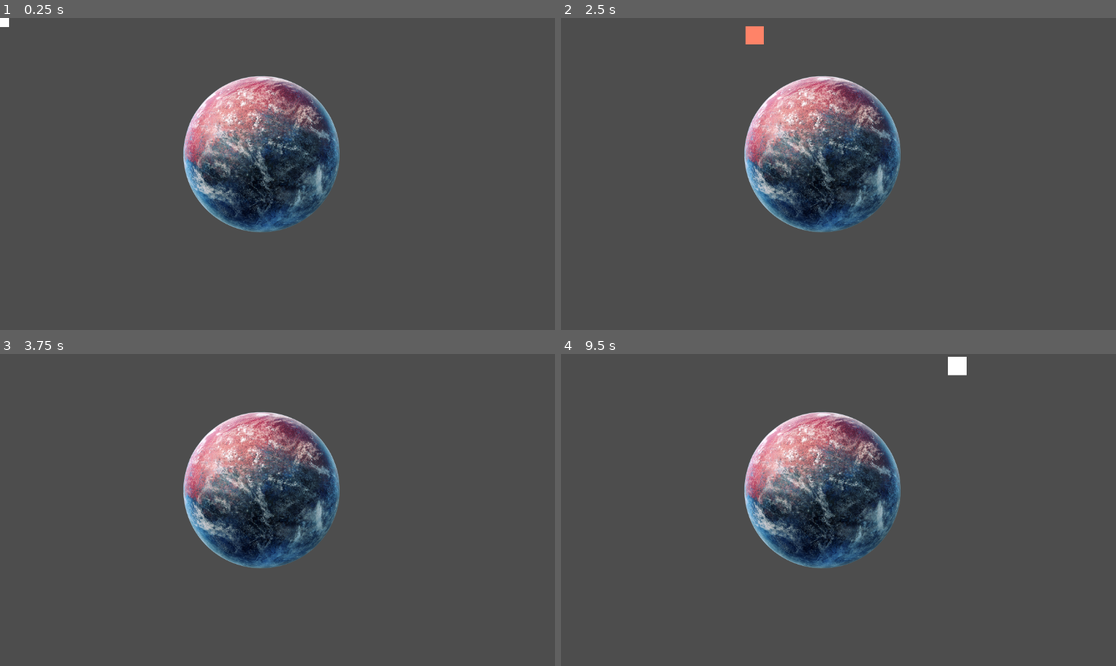
Above: before the commit, frames 1-4 (two rows, left to right).
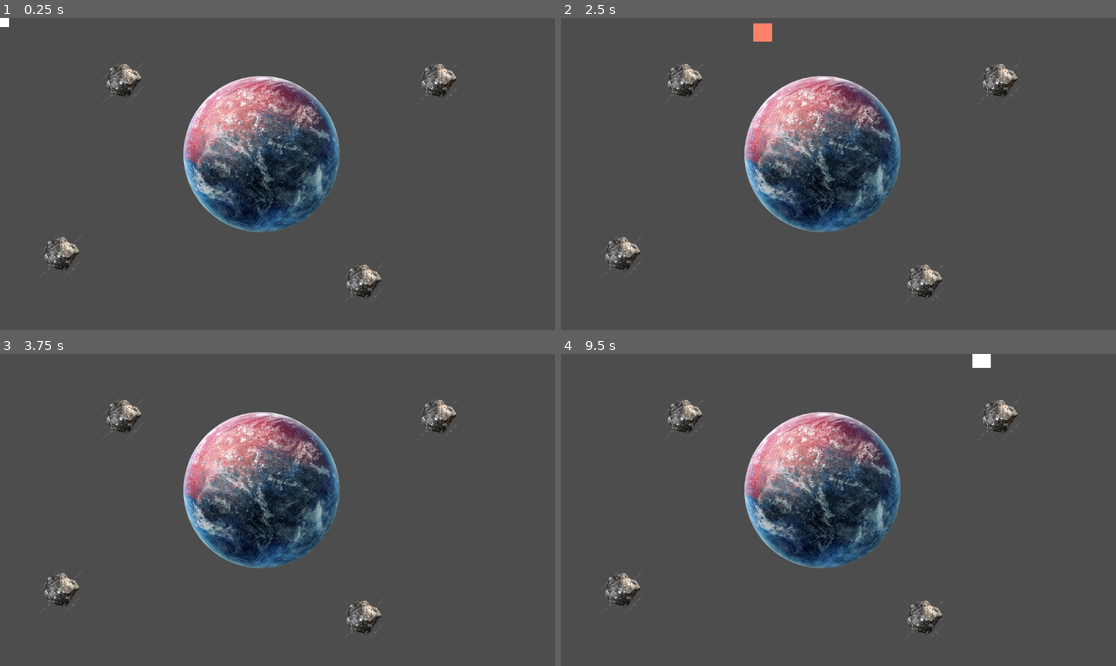
Above: after the commit, the same moments.

Repository: Pabluwu707/p-meus-amigos
Game: Godot game, scene res://scenes/main.tscn
Same seed, same stepped clock (60 frames per second), same inputs: the game is played once before the commit and once after it.
Inputs:
- Up to frame 1 (0.25 s): no input
- Up to frame 2 (2.5 s): tap Enter at 0.5 s; hold Right (right) 0.53-1.28 s; hold S (down) 1.28-2.03 s; hold Right (right) from 2.03 s (still down)
- Up to frame 3 (3.75 s): release Right (right) at 2.78 s; hold Up (up) 2.78-3.53 s; tap Space at 3.5 s; hold A (left) from 3.53 s (still down)
- Up to frame 4 (9.5 s): tap Enter at 4.25, 5.75 s; tap Space at 5, 6.5 s; release A (left) at 5.03 s; hold S (down) 5.03-5.78 s; hold Right (right) 5.78-6.53 s; hold Up (up) 6.53-7.28 s; hold Right (right) 7.28-8.03 s; hold S (down) 8.03-8.78 s; hold A (left) from 8.78 s (still down)

The runs differ from the first frame. In frame 1, 1.4% of the frame differs, in the area x 8-83%, y 14-90%; in frame 2, 1.6%; in frame 3, 1.4%; in frame 4, 1.7%, in the area x 8-83%, y 0-90%.

Commit message:
Asteroid hazard added

Diff:
--- /dev/null
+++ b/scenes/asteroid_hazard.tscn
@@ -0,0 +1,16 @@
+[gd_scene load_steps=3 format=3 uid="uid://bqdrt7oox6d1c"]
+
+[ext_resource type="Texture2D" path="res://borrar2.png" id="1_r18wq"]
+
+[sub_resource type="CircleShape2D" id="CircleShape2D_iewyh"]
+radius = 27.0
+
+[node name="AsteroidHazard" type="StaticBody2D"]
+
+[node name="Borrar2" type="Sprite2D" parent="."]
+position = Vector2(3.8147e-06, 4)
+scale = Vector2(0.0833334, 0.0833334)
+texture = ExtResource("1_r18wq")
+
+[node name="CollisionShape2D" type="CollisionShape2D" parent="."]
+shape = SubResource("CircleShape2D_iewyh")
--- a/scenes/main.tscn
+++ b/scenes/main.tscn
@@ -1,7 +1,8 @@
-[gd_scene load_steps=3 format=3 uid="uid://blogo65muktlv"]
+[gd_scene load_steps=4 format=3 uid="uid://blogo65muktlv"]
 
 [ext_resource type="PackedScene" uid="uid://0rthx7bvralu" path="res://scenes/player.tscn" id="1_hjxq3"]
 [ext_resource type="PackedScene" uid="uid://ba62prgnkj1lw" path="res://scenes/planet.tscn" id="2_c05fd"]
+[ext_resource type="PackedScene" uid="uid://bqdrt7oox6d1c" path="res://scenes/asteroid_hazard.tscn" id="3_q55hx"]
 
 [node name="Main" type="Node"]
 
@@ -9,3 +10,15 @@
 position = Vector2(543, 283)
 
 [node name="Player" parent="." instance=ExtResource("1_hjxq3")]
+
+[node name="AsteroidHazard" parent="." instance=ExtResource("3_q55hx")]
+position = Vector2(256, 131)
+
+[node name="AsteroidHazard2" parent="." instance=ExtResource("3_q55hx")]
+position = Vector2(910, 131)
+
+[node name="AsteroidHazard3" parent="." instance=ExtResource("3_q55hx")]
+position = Vector2(127, 491)
+
+[node name="AsteroidHazard4" parent="." instance=ExtResource("3_q55hx")]
+position = Vector2(754, 548)
--- a/scenes/player.tscn
+++ b/scenes/player.tscn
@@ -33,7 +33,7 @@
 
 [node name="KnockbackTimer" type="Timer" parent="."]
 unique_name_in_owner = true
-wait_time = 0.4
+wait_time = 0.3
 one_shot = true
 
 [node name="GracePeriodTimer" type="Timer" parent="."]
Binary file added: borrar2.png
Not shown, added: borrar2.png.import
